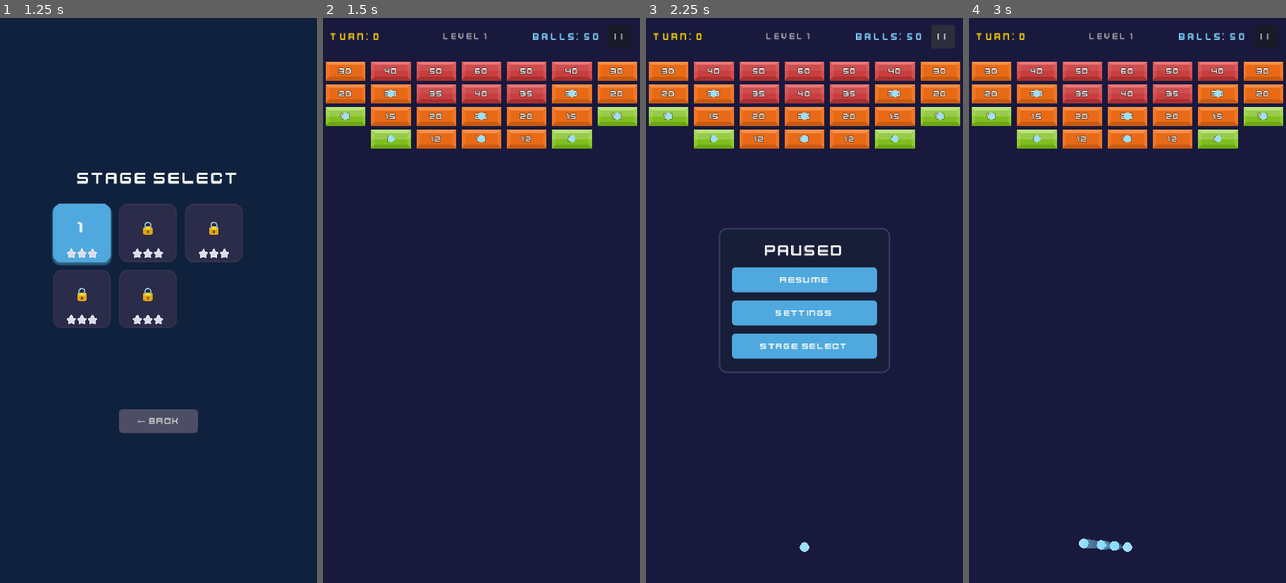
Above: before the commit, frames 1-4 (left to right).
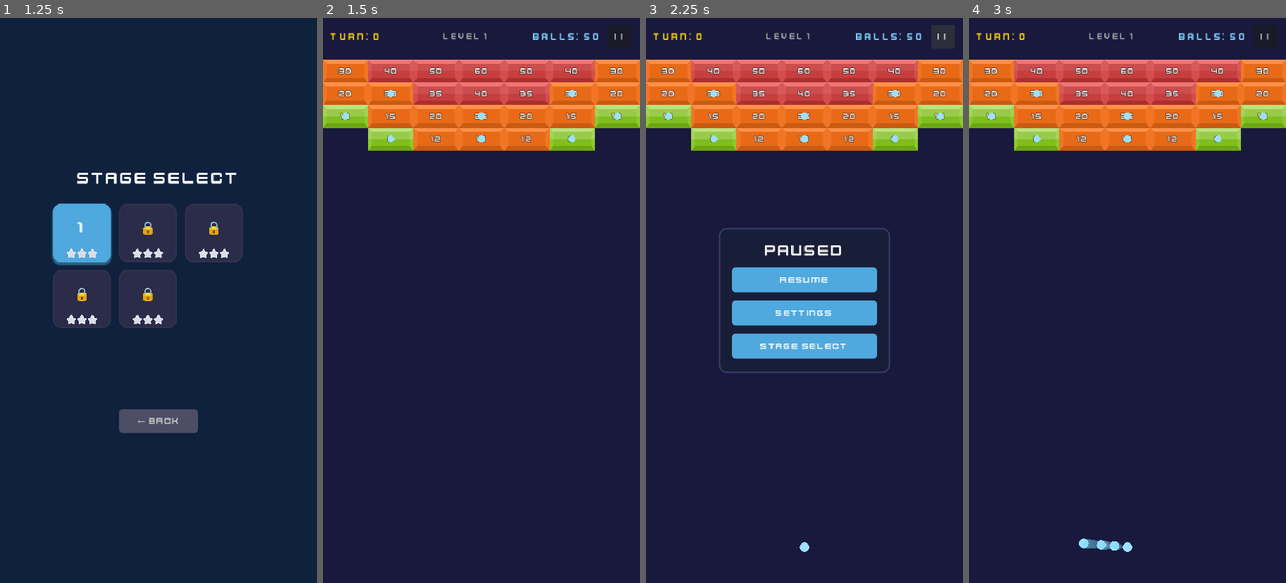
Above: after the commit, the same moments.

Repository: kenny-0114/brick-breaker
Game: Godot game, scene res://scenes/title_screen.tscn
The game is run twice, just before and just after one commit, with the same random seed, the same clock (stepped at 60 frames per second) and the same inputs.
Inputs (mouse positions are in pixels of both pictures, inside the frame that each line leads up to):
- Up to frame 1 (1.25 s): click "▶ PLAY" at 0.5 s
- Up to frame 2 (1.5 s): click (405, 232) at 1.25 s
- Up to frame 3 (2.25 s): click "| |" at 2 s
- Up to frame 4 (3 s): click "Resume" at 2.75 s

Frame 1 is identical in both runs. In frame 2, 5.1% of the frame differs, in the area x 0-100%, y 7-24%; in frame 3, 5.1%; in frame 4, 5.1%.

Commit message:
fix: scale bricks to fill grid cells seamlessly, dynamic cell sizing
Co-Authored-By: Claude Opus 4.6 (1M context) <noreply@anthropic.com>

Diff:
--- a/scripts/turn_game_scene.gd
+++ b/scripts/turn_game_scene.gd
@@ -10,7 +10,6 @@
 const GRID_COLS := 7
 const BRICK_MARGIN := 0.0
 const GRID_TOP_OFFSET := 80.0
-const DESCEND_AMOUNT := 36.0
 const DESCEND_DURATION := 0.3
 const FLOOR_Y := 800.0
 const FAST_FORWARD_SPEED := 3.0
@@ -22,6 +21,7 @@
 var _balls_collected := 0
 var _first_ball_x := 240.0
 var _first_ball_landed := false
+var _cell_height := 34.0
 
 @onready var launcher: Node2D = $Launcher
 @onready var brick_container: Node2D = $BrickContainer
@@ -66,7 +66,9 @@
 	_first_ball_x = 240.0
 
 	var viewport_width := get_viewport_rect().size.x
-	var brick_width := (viewport_width - BRICK_MARGIN * (GRID_COLS + 1)) / GRID_COLS
+	var cell_width := viewport_width / GRID_COLS
+	var cell_height := cell_width * 0.5
+	_cell_height = cell_height
 
 	# 벽돌 배치
 	var bricks_array: Array = data.get("bricks", []) as Array
@@ -76,10 +78,16 @@
 		var col: int = int(brick_data["col"])
 		var hp: int = int(brick_data["hp"])
 		brick.position = Vector2(
-			BRICK_MARGIN + col * (brick_width + BRICK_MARGIN) + brick_width * 0.5,
-			GRID_TOP_OFFSET + row * (brick_width * 0.5 + BRICK_MARGIN)
+			(col + 0.5) * cell_width,
+			GRID_TOP_OFFSET + row * cell_height
 		)
 		brick_container.add_child(brick)
+		# 스프라이트와 충돌체를 셀 크기에 맞게 조정한다.
+		var tex_size: Vector2 = brick.sprite.texture.get_size()
+		brick.sprite.scale = Vector2(cell_width / tex_size.x, cell_height / tex_size.y)
+		var col_shape: CollisionShape2D = brick.get_node("CollisionShape2D")
+		col_shape.shape = col_shape.shape.duplicate()
+		col_shape.shape.size = Vector2(cell_width, cell_height)
 		brick.setup(hp)
 		if hp != -1:
 			_remaining_bricks += 1
@@ -92,8 +100,8 @@
 		var row: int = int(item_data["row"])
 		var col: int = int(item_data["col"])
 		item.position = Vector2(
-			BRICK_MARGIN + col * (brick_width + BRICK_MARGIN) + brick_width * 0.5,
-			GRID_TOP_OFFSET + row * (brick_width * 0.5 + BRICK_MARGIN)
+			(col + 0.5) * cell_width,
+			GRID_TOP_OFFSET + row * cell_height
 		)
 		item_container.add_child(item)
 		item.collected.connect(_on_ball_item_collected)
@@ -186,17 +194,17 @@
 	var tween := create_tween()
 	tween.set_parallel(true)
 	for brick in brick_container.get_children():
-		tween.tween_property(brick, "position:y", brick.position.y + DESCEND_AMOUNT, DESCEND_DURATION)
+		tween.tween_property(brick, "position:y", brick.position.y + _cell_height, DESCEND_DURATION)
 	# 공 아이템도 함께 하강
 	for item in item_container.get_children():
-		tween.tween_property(item, "position:y", item.position.y + DESCEND_AMOUNT, DESCEND_DURATION)
+		tween.tween_property(item, "position:y", item.position.y + _cell_height, DESCEND_DURATION)
 	await tween.finished
 
 
 # 벽돌이 발사 라인에 도달했는지 확인한다.
 func _check_game_over() -> bool:
 	for brick in brick_container.get_children():
-		if brick.position.y >= FLOOR_Y - DESCEND_AMOUNT:
+		if brick.position.y >= FLOOR_Y - _cell_height:
 			return true
 	return false
 
